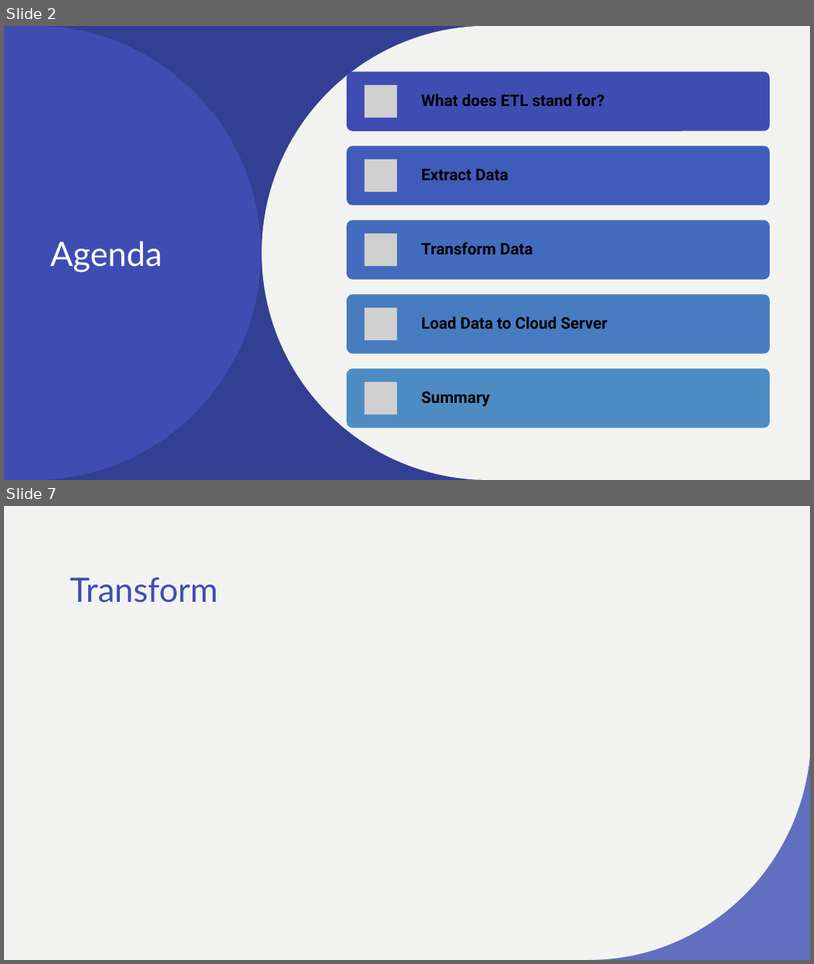
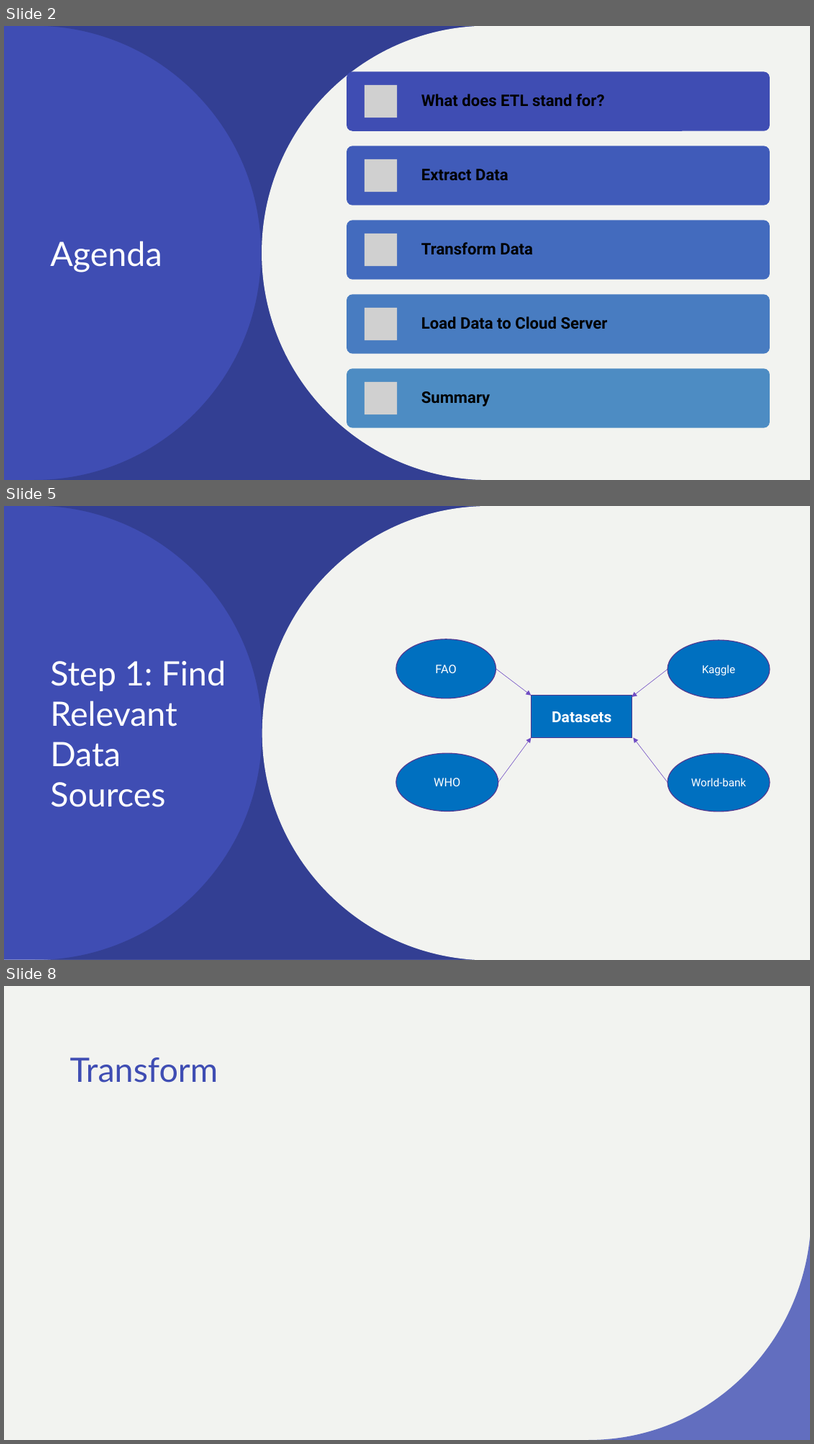
Before and after one commit to cecileung1208/Project_2_ETL, a slide deck: ETL Project Write-up.pptx. Shown one above the other, each under a label of ours: slides 2 and 7 before the commit, slides 2, 5 and 8 after it; the slides between them are not shown. The pictures are 814x964 and 814x1444 pixels, drawn with LibreOffice and Linux fonts; fonts in the diff are those of the drawing; grey boxes stand for pictures. Boxes give left, top, right and bottom in pixels: in the first picture for what was removed or moved away, otherwise in the second. Text is boxed around its words. In the diff, an @@ line names an element or a change of style, - is before the commit and + after.

```diff
--- a/ETL Project Write-up.pptx
+++ b/ETL Project Write-up.pptx
@@ slide 5 added at bbox=[4, 506, 810, 960], background #F2F3F0; not listed: 1 template element that a slide beside it also shows @@
@@ rectangle added at bbox=[4, 506, 810, 960], fill #F2F3F0 @@
@@ rectangle added at bbox=[4, 506, 525, 959], fill #3F4DB3 @@
@@ freeform shape added at bbox=[35, 506, 521, 960], fill #2F3A86 at 70% opacity @@
@@ freeform shape added at bbox=[262, 506, 657, 960], fill #F2F3F0 @@
@@ ellipse added at bbox=[396, 639, 496, 698], fill #0070C0, outline #533990 1 pt, 14 pt, text #FFFFFF @@
+FAO
@@ ellipse added at bbox=[669, 641, 771, 698], fill #0070C0, outline #533990 1 pt, 13 pt, text #FFFFFF @@
+Kaggle
@@ title added at bbox=[50, 660, 226, 807], 40 pt, text #FFFFFF @@
+Step 1: Find Relevant Data Sources
@@ arrow added from (496, 669) to (532, 695), #704DC3 0.5 pt @@
@@ arrow added from (669, 669) to (632, 697), #704DC3 0.5 pt @@
@@ rectangle added at bbox=[532, 695, 633, 738], fill #0070C0, outline #533990 1 pt, 18 pt, text #FFFFFF, bold @@
+Datasets
@@ arrow added from (499, 782) to (532, 738), #704DC3 0.5 pt @@
@@ arrow added from (669, 782) to (634, 738), #704DC3 0.5 pt @@
@@ ellipse added at bbox=[396, 753, 499, 811], fill #0070C0, outline #533990 1 pt, 14 pt, text #FFFFFF @@
+WHO
@@ ellipse added at bbox=[669, 753, 771, 811], fill #0070C0, outline #533990 1 pt, 13 pt, text #FFFFFF @@
+World-bank
@@ what was slide 7 is now slide 8 @@
```
Also in this commit, not shown: 1 slide changed, 3 other slides added, 3 slides removed.
